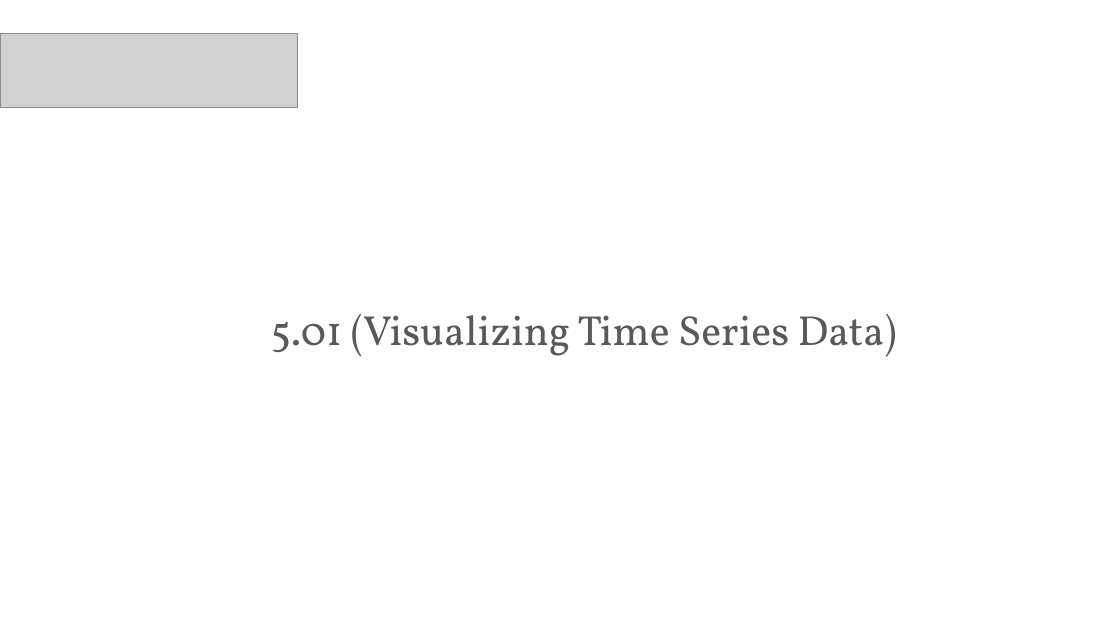
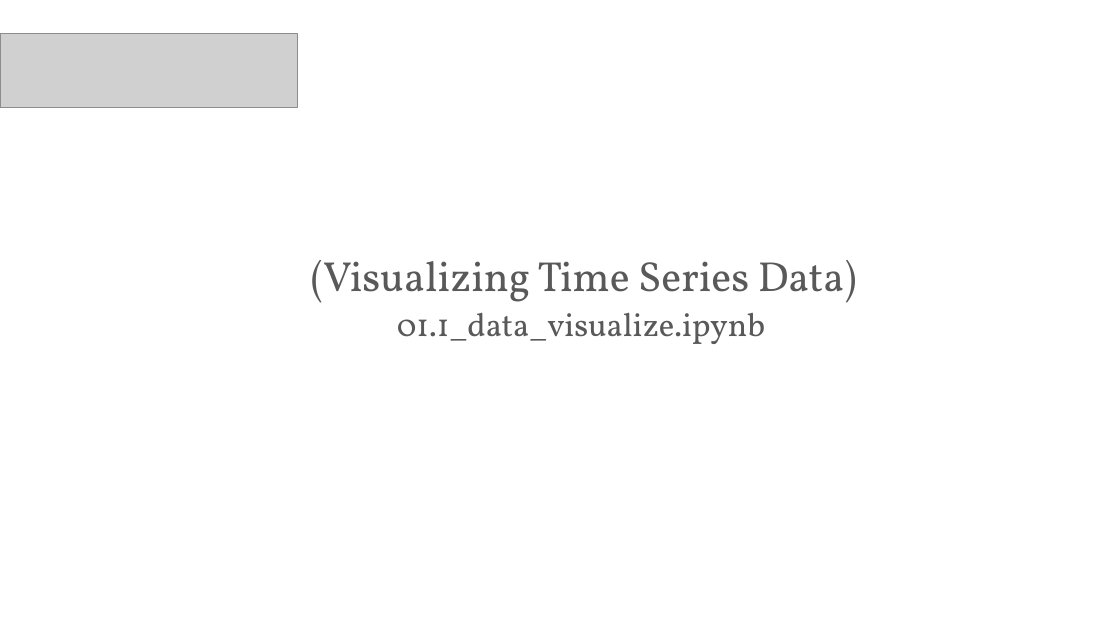
Before and after one commit to PracticumAI/rnn, a slide deck: slide 6 of presentations/01_rnn_intro.pptx. Drawn at 1120x630 pixels with LibreOffice and Linux fonts; fonts in the diff are those of the drawing; grey boxes stand for pictures. Boxes give left, top, right and bottom in pixels: in the first picture for what was removed or moved away, otherwise in the second. Text is boxed around its words. In the diff, an @@ line names an element or a change of style, - is before the commit and + after.

```diff
--- a/presentations/01_rnn_intro.pptx
+++ b/presentations/01_rnn_intro.pptx
@@ title at [311, 260, 857, 344]: text changed @@
-5.01 (Visualizing Time Series Data)
+(Visualizing Time Series Data)
+01.1_data_visualize.ipynb
```
Also in this commit, not shown: 1 other slide changed, 1 slide added, 1 other file.
